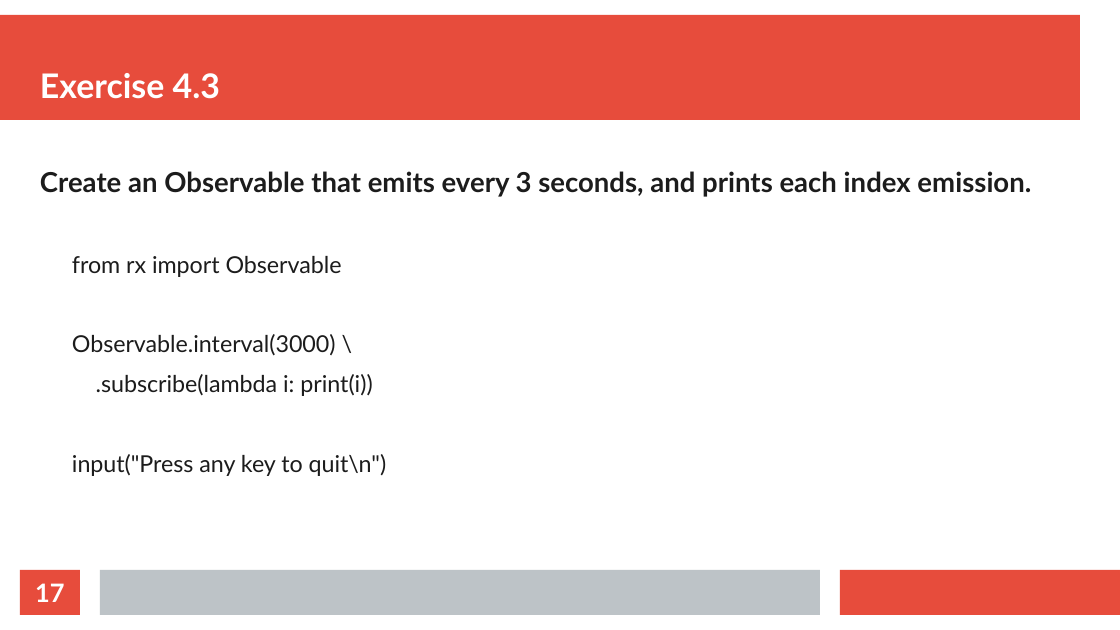
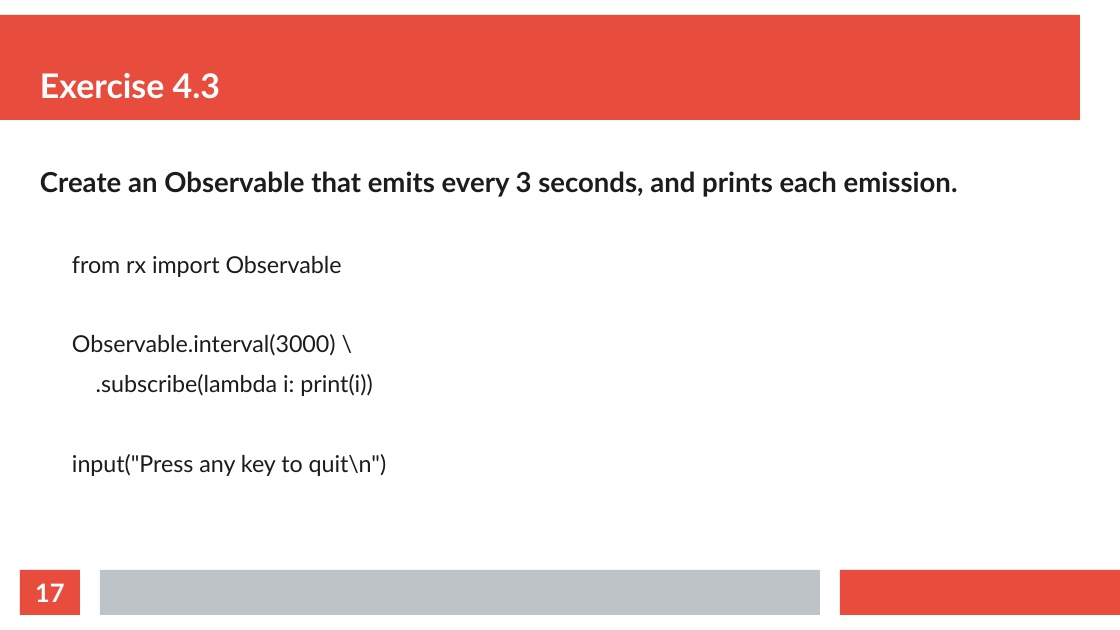
Before and after one commit to thomasnield/oreilly_reactive_python_for_data, a slide deck: slide 17 of resources/reactive_python_slides.odp. Drawn at 1120x630 pixels with LibreOffice and Linux fonts; fonts in the diff are those of the drawing. Boxes give left, top, right and bottom in pixels: in the first picture for what was removed or moved away, otherwise in the second. Text is boxed around its words. In the diff, an @@ line names an element or a change of style, - is before the commit and + after.

```diff
--- a/resources/reactive_python_slides.odp
+++ b/resources/reactive_python_slides.odp
@@ text at [40,171,958,197]: text changed @@
-Create an Observable that emits every 3 seconds, and prints each index emission.
+Create an Observable that emits every 3 seconds, and prints each emission.
```
Also in this commit, not shown: 2 other slides changed.
